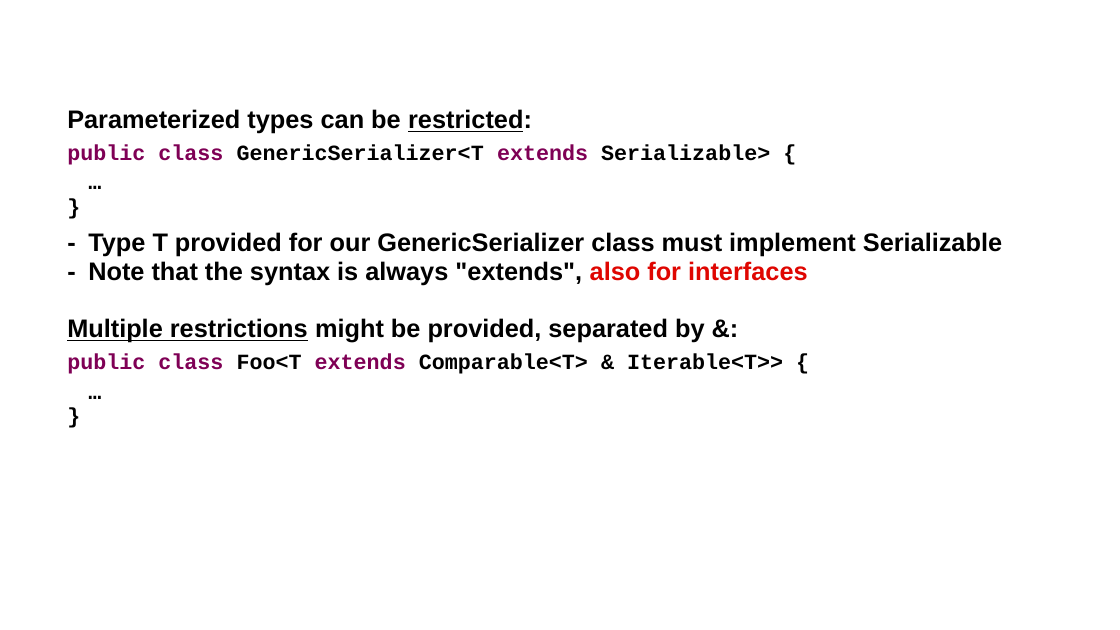
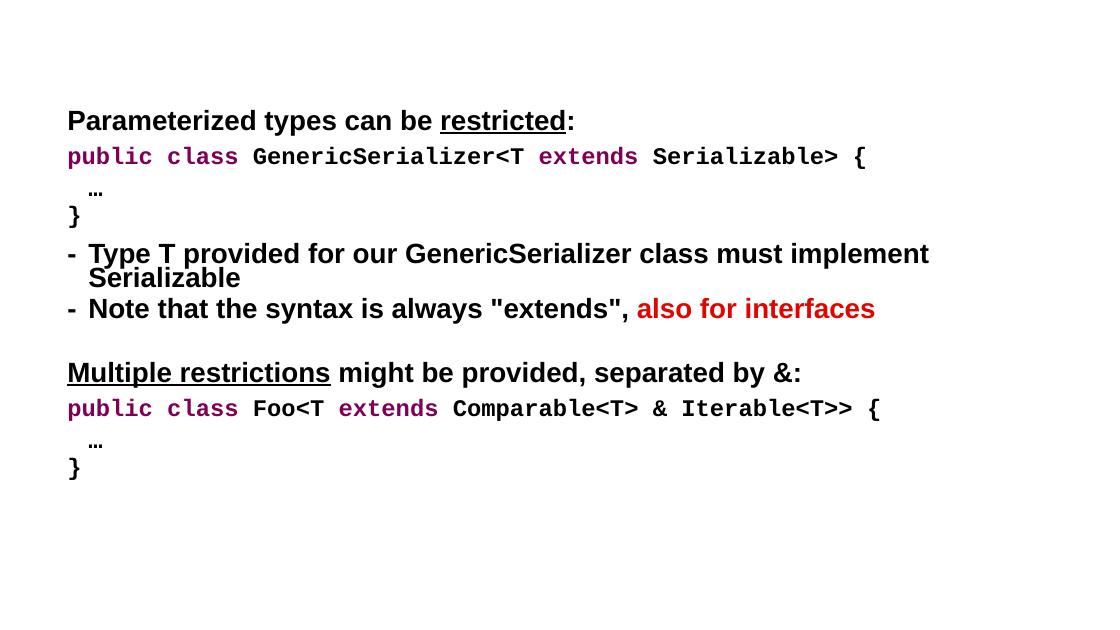
Before and after one commit to gmierzwinski/gmierzwinski.github.io, a slide deck: slide 43 of bishops/cs321/resources/CS321_Lecture_11.pptx (slide 44 before the commit). Drawn at 1120x630 pixels with LibreOffice and Linux fonts; fonts in the diff are those of the drawing; background and template pictures are left out. Boxes give left, top, right and bottom in pixels: in the first picture for what was removed or moved away, otherwise in the second. Text is boxed around its words. In the diff, an @@ line names an element or a change of style, - is before the commit and + after.

```diff
--- a/bishops/cs321/resources/CS321_Lecture_11.pptx
+++ b/bishops/cs321/resources/CS321_Lecture_11.pptx
@@ text "Parameterized types can be restricted:" at <box>67,110,929,421</box>: size 21.7 to 23.8 pt in "Parameterized types can be restricted:", "- Type T provided for our GenericSerializer ...", "- Note that the syntax is always ...", "Multiple restrictions might be provided, separated by ..."; size 18.6 to 20.4 pt in "public class GenericSerializer<T extends Serializable> {", "…", "}", "public class Foo<T extends Comparable<T> & Iterable<T>> ..." and 2 more places @@
```
Also in this commit, not shown: 53 other slides changed, 2 slides removed, 1 other file.
